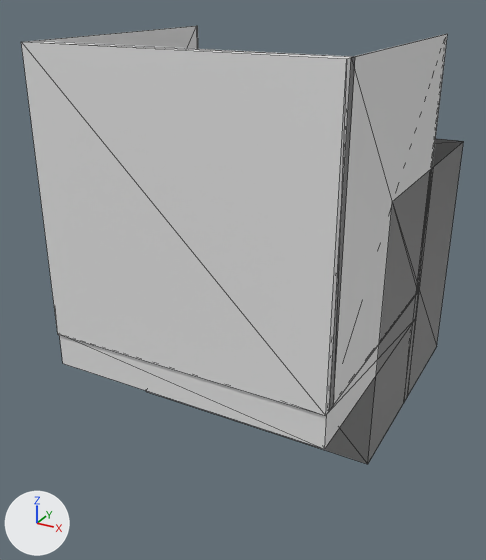
What one commit did to the glTF model public/assets/buildings/colony-modules.glb.
The view is the same before and after, from a 50 mm lens placed at (1.06, -2.47, 1.11), pointed at (-0.09, -0.38, 0.07). Every picture has the same lights, and +X, +Y and +Z are marked at lower left. The picture after the commit comes second. Mesh edges are drawn as thin lines.

In view in the first picture: 'balcony', 'structure' and 1 more.
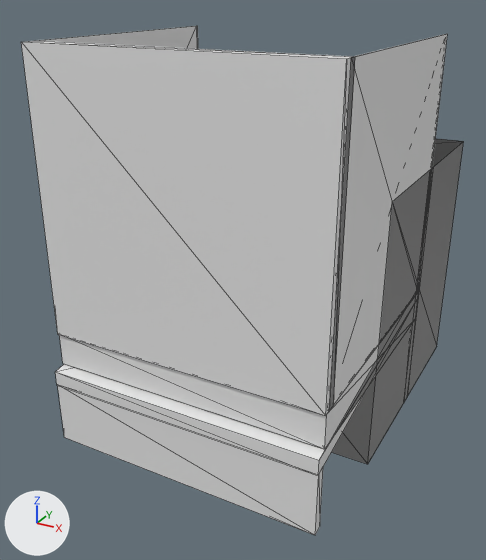
Boxes [x1, y1, x2, y2] around the edits, measured in the pictures (486 x 560 px):
'shop_awning', added: after [55, 296, 416, 535]

The change, as a list of edits to the scene's bpy script:
```text
Add me_cube_045:
    me_cube_045.from_pydata([(-0.5, -1.0, -0.188), (-0.5, -1.0, -0.132), (-0.5, 0.0, -0.028), (-0.5, 0.0, 0.028), (0.5, -1.0, -0.188), (0.5, -1.0, -0.132), (0.5, 0.0, -0.028), (0.5, 0.0, 0.028), (-0.5, -0.998, -0.415), (-0.5, -0.998, -0.185), (-0.5, -0.962, -0.409), (-0.5, -0.962, -0.179), (0.5, -0.998, -0.415), (0.5, -0.998, -0.185), (0.5, -0.962, -0.409), (0.5, -0.962, -0.179)], [], [(0, 1, 3), (0, 3, 2), (2, 3, 7), (2, 7, 6), (6, 7, 5), (6, 5, 4), (4, 5, 1), (4, 1, 0), (2, 6, 4), (2, 4, 0), (7, 3, 1), (7, 1, 5), (8, 9, 11), (8, 11, 10), (10, 11, 15), (10, 15, 14), (14, 15, 13), (14, 13, 12), (12, 13, 9), (12, 9, 8), (10, 14, 12), (10, 12, 8), (15, 11, 9), (15, 9, 13)])
    me_cube_045.materials.append(mat_swcm_structure_002)  # white #e7e7e7
Add ob_shop_awning:
    ob_shop_awning = bpy.data.objects.new('shop_awning', me_cube_045)
    ob_shop_awning.location = (0.0, 0.0, 0.0)
```
